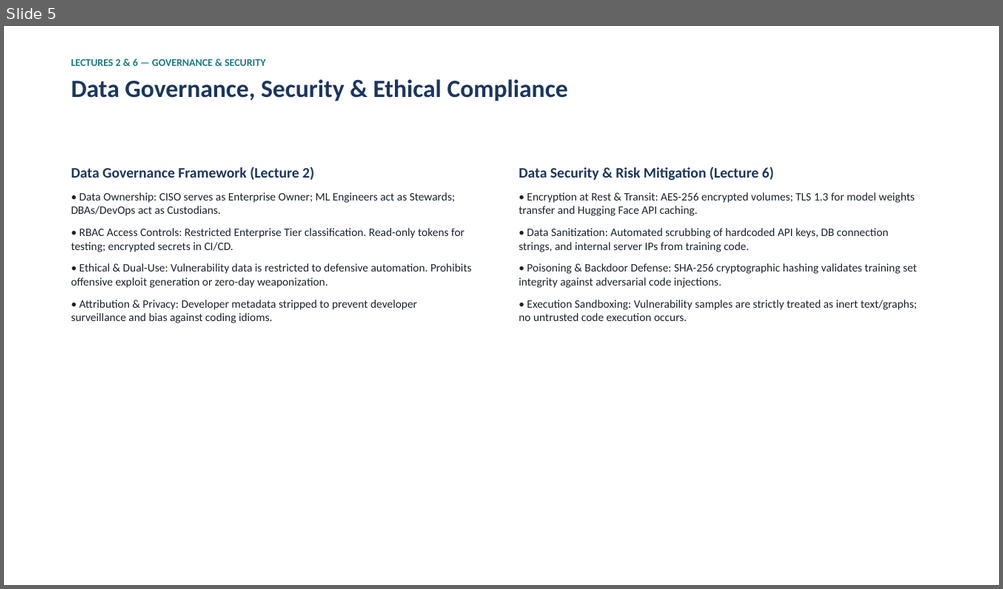
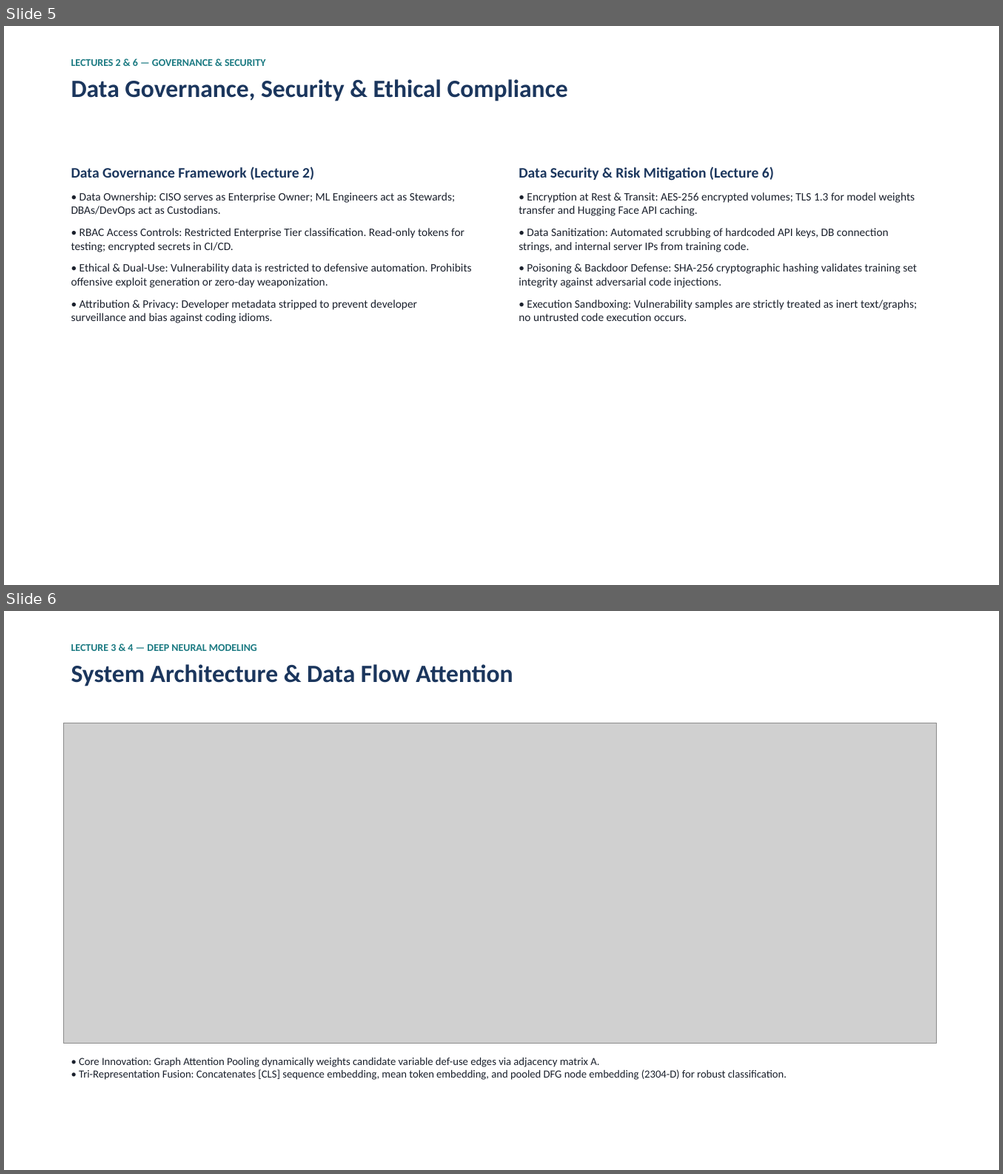
Before and after one commit to Tasik1/kbtu-mood-midterm-team2, a slide deck: docs/Midterm_Presentation_Team2.pptx. Shown one above the other, each under a label of ours: slide 5 before the commit, slides 5 and 6 after it. The pictures are 1003x589 and 1003x1174 pixels, drawn with LibreOffice and Linux fonts; fonts in the diff are those of the drawing; grey boxes stand for pictures. Boxes give left, top, right and bottom in pixels: in the first picture for what was removed or moved away, otherwise in the second. Text is boxed around its words. In the diff, an @@ line names an element or a change of style, - is before the commit and + after.

Commit message:
Update publication-grade figures with zero overlap, embed visual evidence in slides, add submission checklist and packaging tool

```diff
--- a/docs/Midterm_Presentation_Team2.pptx
+++ b/docs/Midterm_Presentation_Team2.pptx
@@ slide 6 added at [4, 611, 999, 1170], background #FFFFFF @@
@@ text added at [71, 644, 512, 686], 24 pt, text #1B365D, bold @@
+LECTURE 3 & 4 — DEEP NEURAL MODELING
+System Architecture & Data Flow Attention
@@ picture added at [64, 723, 936, 1044] @@
@@ text added at [79, 1057, 786, 1080], 10.5 pt, text #1A202C @@
+• Core Innovation: Graph Attention Pooling dynamically weights candidate variable def-use edges via adjacency matrix A.
+• Tri-Representation Fusion: Concatenates [CLS] sequence embedding, mean token embedding, and pooled DFG node embedding (2304-D) for robust classification.
```
Also in this commit, not shown: 3 slides changed, 1 slide removed, 18 other files.
